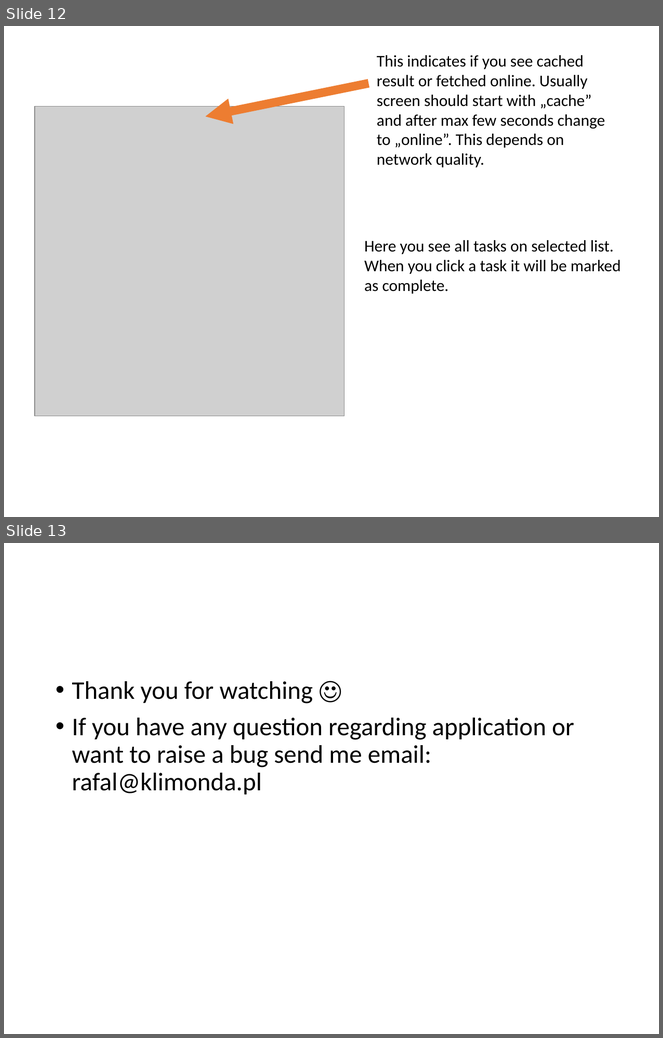
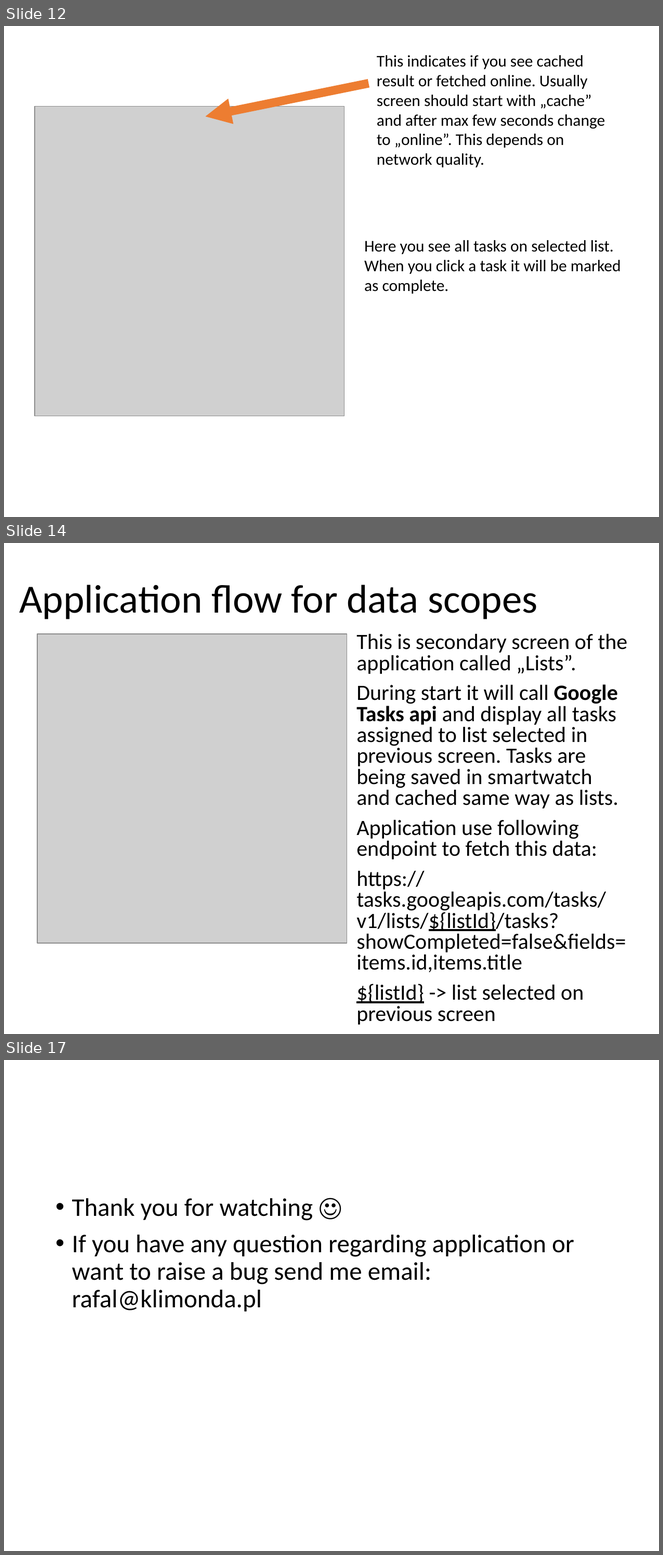
Before and after one commit to maniekes/zeppos-google-tasks, a slide deck: googleTasks.pptx. Shown one above the other, each under a label of ours: slides 12 and 13 before the commit, slides 12, 14 and 17 after it; the slides between them are not shown. The pictures are 663x1038 and 663x1555 pixels, drawn with LibreOffice and Linux fonts; fonts in the diff are those of the drawing; grey boxes stand for pictures. Boxes give left, top, right and bottom in pixels: in the first picture for what was removed or moved away, otherwise in the second. Text is boxed around its words. In the diff, an @@ line names an element or a change of style, - is before the commit and + after.

```diff
--- a/googleTasks.pptx
+++ b/googleTasks.pptx
@@ slide 14 added at [4,543,659,1034], background #FFFFFF @@
@@ title added at [19,585,538,619], 44 pt, text #000000 @@
+Application flow for data scopes
@@ picture added at [37,634,347,943] @@
@@ text added at [357,633,627,1025], 24 pt, text #000000 @@
+This is secondary screen of the application called „Lists”.
+During start it will call Google Tasks api and display all tasks assigned to list selected in previous screen. Tasks are being saved in smartwatch and cached same way as lists.
+Application use following endpoint to fetch this data:
+https://tasks.googleapis.com/tasks/v1/lists/${listId}/tasks?showCompleted=false&fields=items.id,items.title
+${listId} -> list selected on previous screen
@@ what was slide 13 is now slide 17 @@
```
Also in this commit, not shown: 4 slides changed, 3 other slides added, 3 other files.
